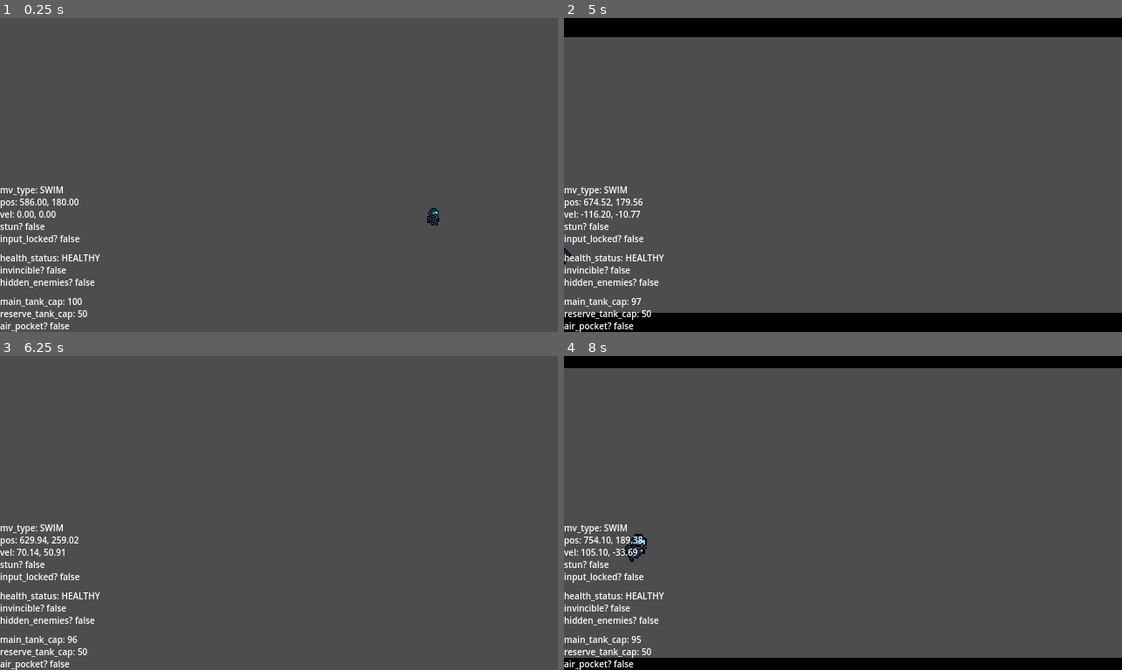
Above: before the commit, frames 1-4 (two rows, left to right).
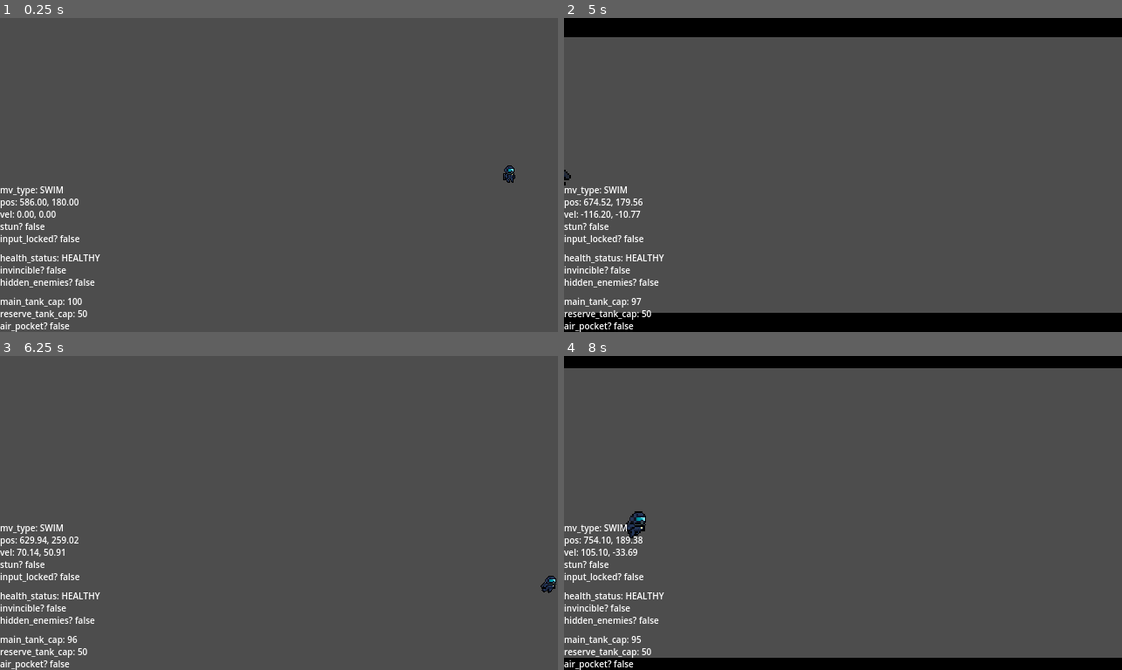
Above: after the commit, the same moments.

Repository: Absolute-Cinema-GameDev/callisto-game
Game: Godot game, scene res://scenes/levels/cameratest/camera_test.tscn
Two runs of this game, one before a commit and one after it. Both use one fixed random seed, a clock stepped at 60 frames per second and the inputs below. This scene is started directly instead of the project's main scene.
Inputs:
- Up to frame 1 (0.25 s): no input
- Up to frame 2 (5 s): hold D (move_right) 0.53-1.28 s; hold Space (interact) 0.53-1.28 s; hold S (move_down) 1.28-2.03 s; tap Space (interact) at 1.35, 2.85, 4.35 s; hold D (move_right) 2.03-2.78 s; hold Space (interact) 2.03-2.78 s; hold W (move_up) 2.78-3.53 s; hold Space (interact) 3.53-4.28 s; hold A (move_left) from 3.53 s (still down)
- Up to frame 3 (6.25 s): release A (move_left) at 5.03 s; hold S (move_down) 5.03-5.78 s; hold Space (interact) 5.03-5.78 s; hold D (move_right) from 5.78 s (still down); tap Space (interact) at 5.85 s
- Up to frame 4 (8 s): release D (move_right) at 6.53 s; hold W (move_up) 6.53-7.28 s; hold Space (interact) 6.53-7.28 s; hold D (move_right) from 7.28 s (still down); tap Space (interact) at 7.35 s

The runs differ from the first frame. In frame 1, 0.2% of the frame differs, in the area x 76-93%, y 46-67%; in frame 2, less than 0.1%; in frame 3, 0.1%; in frame 4, 0.4%, in the area x 10-15%, y 49-66%.

Commit message:
feat: change default camera focus to center of screen

Diff:
--- a/scenes/entities/camera/camera.gd
+++ b/scenes/entities/camera/camera.gd
@@ -41,7 +41,13 @@
 
 ## Set Camera Focus
 func set_camera_focus(new_focus_position: Vector2i):
-	position = new_focus_position
+	if new_focus_position == Vector2i(0, 0):
+		var center_of_screen = Vector2i(
+			(limit_right - limit_left) / 2, (limit_bottom - limit_top) / 2
+		)
+		position = center_of_screen
+	else:
+		position = new_focus_position
 
 
 #-- CAMERA MODES
--- a/scenes/levels/cameratest/camera_test.tscn
+++ b/scenes/levels/cameratest/camera_test.tscn
@@ -12,7 +12,7 @@
 position = Vector2(586, 180)
 
 [node name="Camera" parent="." instance=ExtResource("2_81n2n")]
-position = Vector2(640, 0)
+position = Vector2(320, 180)
 
 [node name="Area2_Trigger" parent="." instance=ExtResource("3_cherg")]
 position = Vector2(656, 180)
@@ -32,7 +32,7 @@
 enter_limit_bottom = 720
 
 [node name="CutsceneTest" parent="." instance=ExtResource("3_cherg")]
-position = Vector2(320, 181)
+position = Vector2(320, 180)
 scale = Vector2(4.801, 0.105)
 enter_enabled = true
 enter_mode = 1
